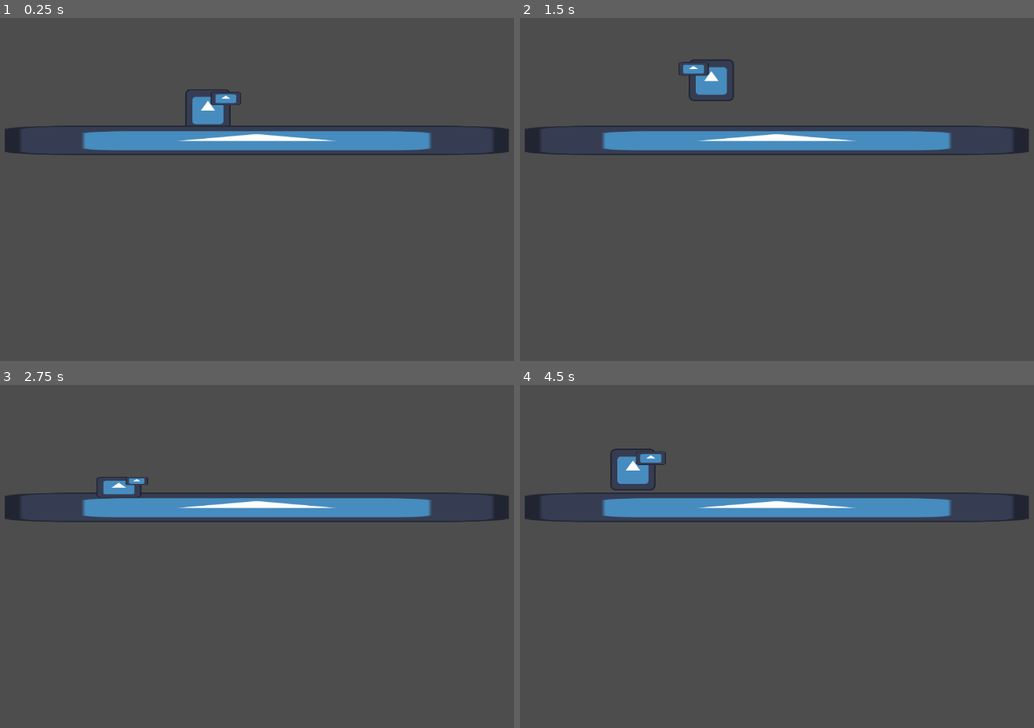
Above: before the commit, frames 1-4 (two rows, left to right).
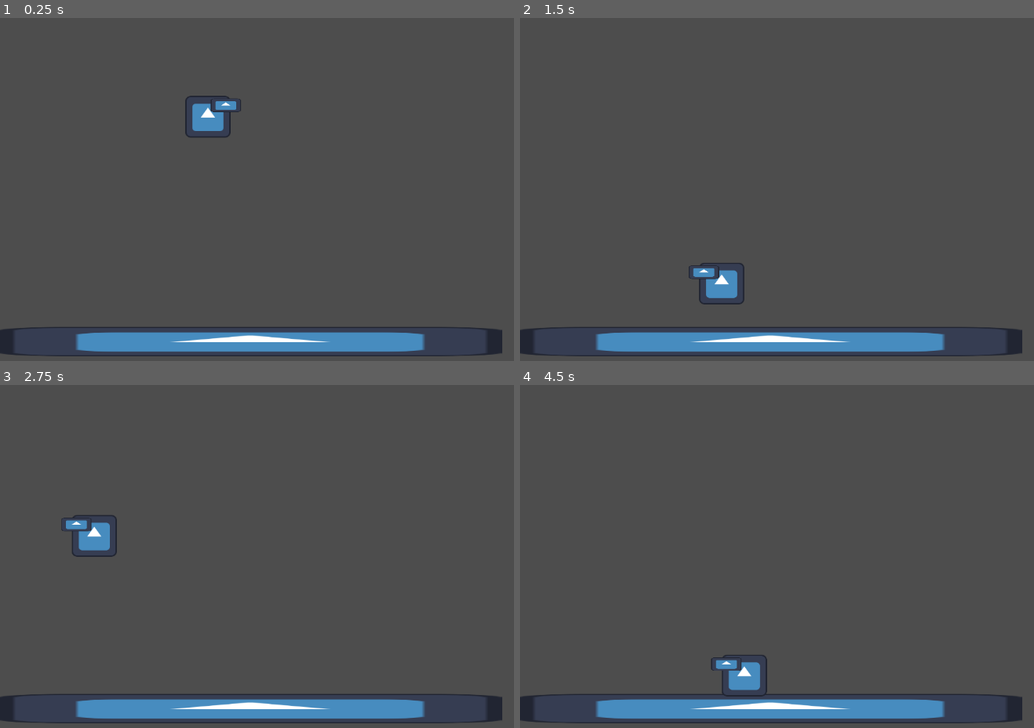
Above: after the commit, the same moments.

Repository: alphaom33/SentientCreaturesReifiedEnCeloSpecus
Game: Godot game, scene res://main.tscn
Same seed, same stepped clock (60 frames per second), same inputs: the game is played once before the commit and once after it. The engine's default icon, where the game draws it, is replaced by a stand-in: a white triangle on a blue panel in a dark square.
Inputs:
- Up to frame 1 (0.25 s): no input
- Up to frame 2 (1.5 s): hold Right (move_right) 0.53-1.28 s; hold Down (crouch) 0.53-1.28 s; tap Up (jump) at 0.77, 0.8, 1.07, 1.35 s; tap Enter at 1.25 s; hold Left (move_left) from 1.28 s (still down)
- Up to frame 3 (2.75 s): tap Up (jump) at 1.52, 1.82, 2.3 s; tap Down (crouch) at 1.55 s; release Left (move_left) at 2.03 s; hold Right (move_right) from 2.03 s (still down); hold Down (crouch) from 2.03 s (still down)
- Up to frame 4 (4.5 s): release Down (crouch) at 2.78 s; tap Down (crouch) at 2.85, 4.35 s; tap Up (jump) at 3.02, 3.32 s; release Right (move_right) at 3.53 s; hold Up (jump) 3.53-4.28 s; hold Left (move_left) from 3.53 s (still down)

The runs differ from the first frame. In frame 1, 11% of the frame differs, in the area x 0-99%, y 20-99%; in frame 2, 12%, in the area x 0-99%, y 12-99%; in frame 3, 11%; in frame 4, 12%.

Commit message:
varTuning

Diff:
--- a/main.tscn
+++ b/main.tscn
@@ -9,5 +9,5 @@
 position = Vector2(382, 139)
 
 [node name="Platform" parent="." instance=ExtResource("2_8i67g")]
-position = Vector2(462, 225)
+position = Vector2(450, 595)
 scale = Vector2(1.37735, 1.84)
--- a/player.gd
+++ b/player.gd
@@ -1,26 +1,30 @@
 extends RigidBody2D
 
-var horizonZeroSpeed = 2000
+var base_gravity = 1.5
+var down_effect = 1.35
+var up_effect = 0.85
+
+var horizonZeroSpeed = 7000
 var negatSpeed = 13
-var maxHorizonSpeed = 500
+var maxHorizonSpeed = 7000
 
 var skyMove = 2000
-var maxAir = Vector2(400, 1000)
+var maxAir = Vector2(500, 1000)
 var airDrag = 1
 
-var jump = 30000
-var normalGrav = 1
+var jump = 27000
+var jump_timer_max = 0.35
+var jump_timer = jump_timer_max
 
 var numJumps = 1
 var isOnGround = false
 signal ground(newGround);
 
-var poinch: PackedScene
 var offset = Vector2(50, 0)
 
 var sword: PackedScene
 signal newSword(sign, off, rot)
-var inSpecial = false
+var swording = false
 
 var crouch: PackedScene
 
@@ -29,13 +33,12 @@
 # Called when the node enters the scene tree for the first time.
 func _ready():
 	onGround()
-	poinch = load("res://fist.tscn")
 	crouch = load("res://crouch.tscn")
 	sword = load("res://sword.tscn")
 	sprite = $"Sprite2D"
 
 # Called every frame. 'delta' is the elapsed time since the previous frame.
-func _physics_process(_delta):
+func _physics_process(delta):
 	rotation = 0
 
 	if isOnGround:
@@ -43,9 +46,16 @@
 	else:
 		airMove()
 
-	if not inSpecial:
-		joinp()
-		fisticuffs()
+	if not swording:
+		joinp(delta)
+
+	if linear_velocity.y > 0:
+		if Input.is_action_pressed("jump"):
+			gravity_scale = base_gravity * up_effect
+		elif Input.is_action_pressed("crouch"):
+			gravity_scale = base_gravity * down_effect
+		else:
+			gravity_scale = base_gravity;
 
 func onGround():
 	var collision = $"Area2D"
@@ -54,28 +64,27 @@
 
 func go(area: Area2D):
 	if area.is_in_group("ground"):
-		numJumps = 2
+		numJumps = 1
 		isOnGround = true
 		ground.emit(isOnGround)
-		gravity_scale = normalGrav
+		jump_timer = jump_timer_max
 
 func leave(area):
 	if area.is_in_group("ground"):
-		numJumps = 1
+		numJumps = 0
 		isOnGround = false
 		ground.emit(isOnGround)
 	elif (area.is_in_group("death")):
 		kill()
 
 func groundMove():
-	if Input.is_action_pressed("move_left") and not inSpecial:
+	if Input.is_action_pressed("move_left") and not swording:
 		apply_central_force(Vector2.LEFT * horizonZeroSpeed)
 		sprite.scale.x = -0.65
-	elif Input.is_action_pressed("move_right") and not inSpecial:
+	elif Input.is_action_pressed("move_right") and not swording:
 		apply_central_force(Vector2.RIGHT * horizonZeroSpeed)
 		sprite.scale.x = 0.65
-	else:
-		apply_central_force(Vector2(-linear_velocity.x * negatSpeed, 0))
+	apply_central_force(Vector2(-linear_velocity.x * negatSpeed, 0))
 
 	var dir = clamp(sign(sprite.scale.x), 0, 1)
 	linear_velocity.x = clamp(linear_velocity.x, (1 - dir) * -maxHorizonSpeed, dir * maxHorizonSpeed)
@@ -94,21 +103,17 @@
 	else:
 		apply_central_force(Vector2(-linear_velocity.x * airDrag, 0))
 
-func joinp():
-	if Input.is_action_just_pressed("jump") and (numJumps > 0):
-		numJumps -= 1
-		linear_velocity = Vector2(linear_velocity.x, clamp(linear_velocity.y, 0, float('inf')))
-		apply_central_force(Vector2.UP * jump)
-
-func fisticuffs():
-	if (Input.is_action_just_pressed("faaaaalcon")):
-		var yes = poinch.instantiate()
-		get_parent().add_child(yes)
-		get_parent().get_node("Fist").position = position + Vector2(offset.x * sign(sprite.scale.x), offset.y)
+func joinp(delta):
+	print(jump_timer)
+	if Input.is_action_pressed("jump") and jump_timer > 0:
+			numJumps -= 1
+			linear_velocity = Vector2(linear_velocity.x, clamp(linear_velocity.y, 0, float('inf')))
+			apply_central_force(Vector2.UP * jump)
+			jump_timer -= delta
 
 func speedReset():
 	maxHorizonSpeed = 500
-	inSpecial = false
+	swording = false
 	negatSpeed = 13
 
 func kill():
